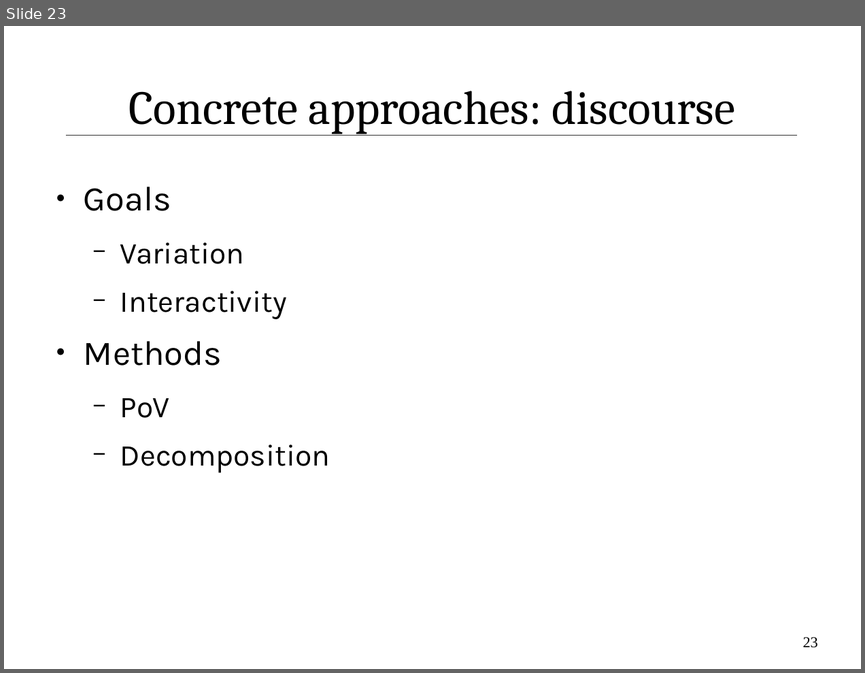
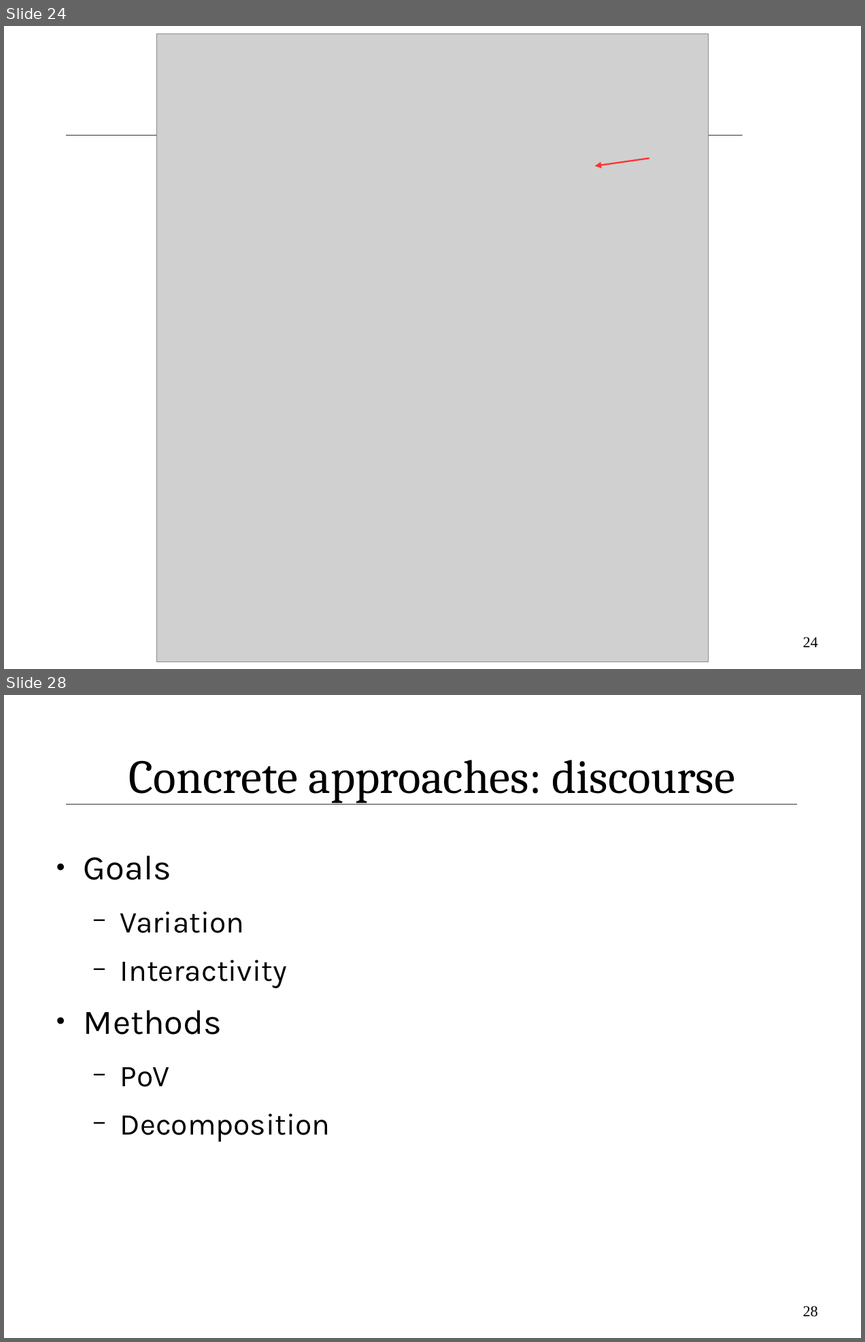
Before and after one commit to IllDepence/ai_seminar, a slide deck: praes/praes.odp. Shown one above the other, each under a label of ours: slide 23 before the commit, slides 24 and 28 after it; the slides between them are not shown. The pictures are 865x673 and 865x1342 pixels, drawn with LibreOffice and Linux fonts; fonts in the diff are those of the drawing; grey boxes stand for pictures. Boxes give left, top, right and bottom in pixels: in the first picture for what was removed or moved away, otherwise in the second. Text is boxed around its words. In the diff, an @@ line names an element or a change of style, - is before the commit and + after.

```diff
--- a/praes/praes.odp
+++ b/praes/praes.odp
@@ slide 24 added at bbox=[4, 26, 861, 669], background #FFFFFF; not listed: 1 template element that a slide beside it also shows @@
@@ picture added at bbox=[156, 33, 708, 662] @@
@@ rectangle added at bbox=[742, 127, 828, 174], fill #FFFFFF @@
@@ arrow added from (649, 158) to (595, 166), #FF3333 1.45 pt @@
@@ page number added at bbox=[803, 637, 818, 647], 14 pt, text #000000 @@
+24
@@ what was slide 23 is now slide 28 @@
@@ page number at bbox=[803, 1306, 818, 1317]: text changed @@
-23
+28
```
Also in this commit, not shown: 3 slides changed, 4 other slides added, 8 other files.
